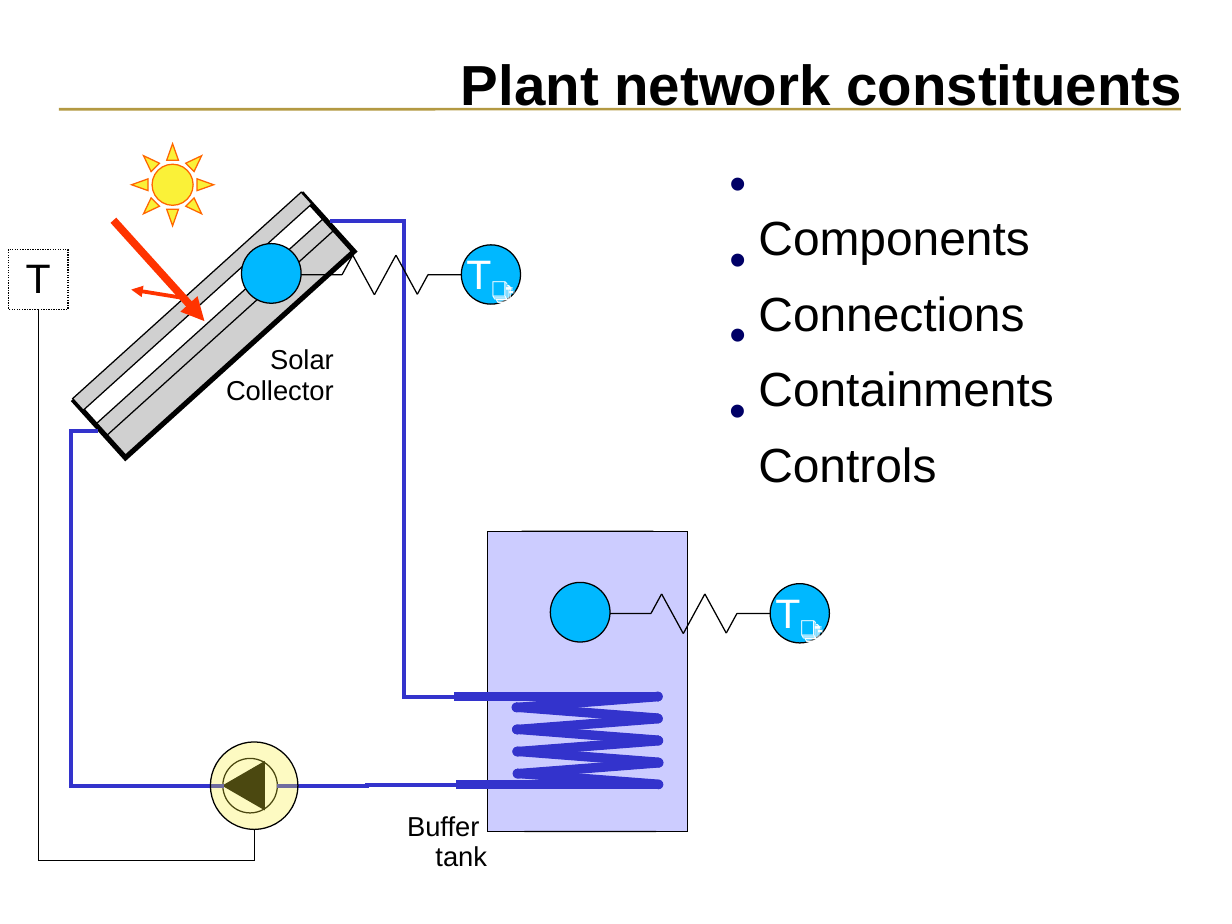
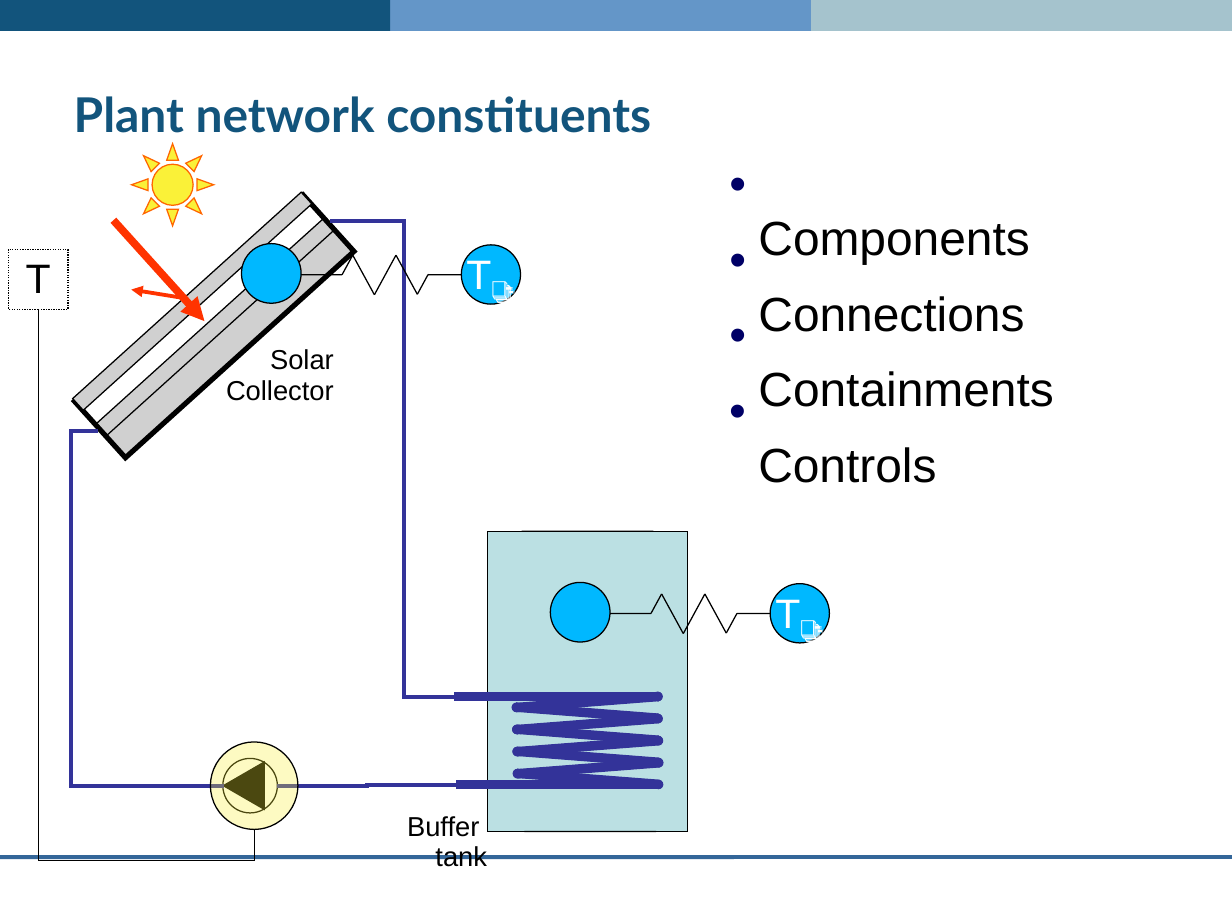
Before and after one commit to ESP-rCommunity/ESPrExtras, a slide deck: slide 8 of training/co-simulator_ESP-r/plant_network/plant_network.pln.ppt. Drawn at 1232x924 pixels with LibreOffice and Linux fonts; fonts in the diff are those of the drawing; grey boxes stand for pictures; background and template pictures are left out. Boxes give left, top, right and bottom in pixels: in the first picture for what was removed or moved away, otherwise in the second. Text is boxed around its words. In the diff, an @@ line names an element or a change of style, - is before the commit and + after.

```diff
--- a/training/co-simulator_ESP-r/plant_network/plant_network.pln.ppt
+++ b/training/co-simulator_ESP-r/plant_network/plant_network.pln.ppt
@@ rectangle added at (x1=0, y1=0, x2=391, y2=31), fill #12547C @@
@@ rectangle added at (x1=339, y1=0, x2=841, y2=31), fill #6496C8 @@
@@ rectangle added at (x1=811, y1=0, x2=1232, y2=31), fill #A5C3CD @@
@@ title "Plant network constituents" moved from (x1=461, y1=64, x2=1181, y2=111) to (x1=74, y1=96, x2=651, y2=133) @@
@@ title "Plant network constituents" at (x1=74, y1=96, x2=651, y2=133): size 33 to 28 pt, font Arial to Lato, text colour #000000 to #12547C; alignment right to left; line spacing 0.84 to 1 @@
@@ line removed from (1180, 110) to (59, 110) @@
@@ elbow line (330, 222) - (455, 697): stroke #3333CC 2.24 pt to #333399 2.24 pt @@
@@ elbow line (223, 786) - (97, 431): stroke #3333CC 2.24 pt to #333399 2.24 pt @@
@@ rectangle at (x1=488, y1=531, x2=689, y2=832): fill #CCCCFF to #BBE0E3 @@
@@ elbow line (456, 785) - (277, 786): stroke #3333CC 2.24 pt to #333399 2.24 pt @@
@@ fill #3333CC to #333399; outline #3333CC 0.74 pt to #333399 0.74 pt in 27 elements at (x1=455, y1=692, x2=658, y2=701), (x1=654, y1=692, x2=663, y2=701), (x1=516, y1=692, x2=658, y2=711), (x1=654, y1=692, x2=663, y2=701), (x1=512, y1=703, x2=521, y2=712), (x1=516, y1=703, x2=658, y2=722), (x1=653, y1=714, x2=662, y2=724), (x1=512, y1=703, x2=521, y2=712), (x1=516, y1=714, x2=658, y2=734), (x1=654, y1=714, x2=663, y2=724), (x1=512, y1=725, x2=521, y2=735), (x1=516, y1=725, x2=658, y2=745), (x1=654, y1=736, x2=663, y2=746), (x1=512, y1=725, x2=521, y2=735), (x1=517, y1=736, x2=659, y2=756), (x1=654, y1=736, x2=663, y2=746), (x1=512, y1=748, x2=521, y2=757), (x1=517, y1=747, x2=659, y2=767), (x1=654, y1=757, x2=663, y2=767), (x1=512, y1=748, x2=521, y2=757), (x1=517, y1=758, x2=659, y2=778), (x1=654, y1=759, x2=663, y2=768), (x1=513, y1=770, x2=523, y2=779), (x1=517, y1=770, x2=659, y2=789), (x1=654, y1=780, x2=663, y2=789), (x1=513, y1=770, x2=523, y2=779), (x1=456, y1=781, x2=659, y2=790) @@
@@ line added from (1232, 857) to (0, 857), #336699 2.24 pt @@
```
Also in this commit, not shown: 16 other slides changed, 1 other file.
